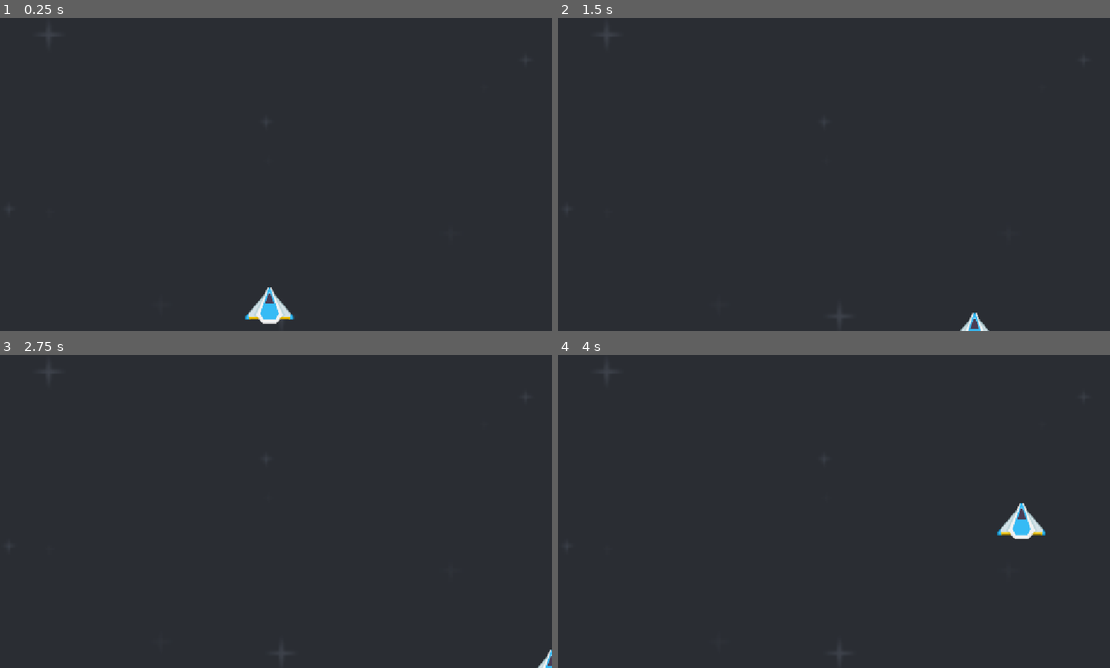
Above: before the commit, frames 1-4 (two rows, left to right).
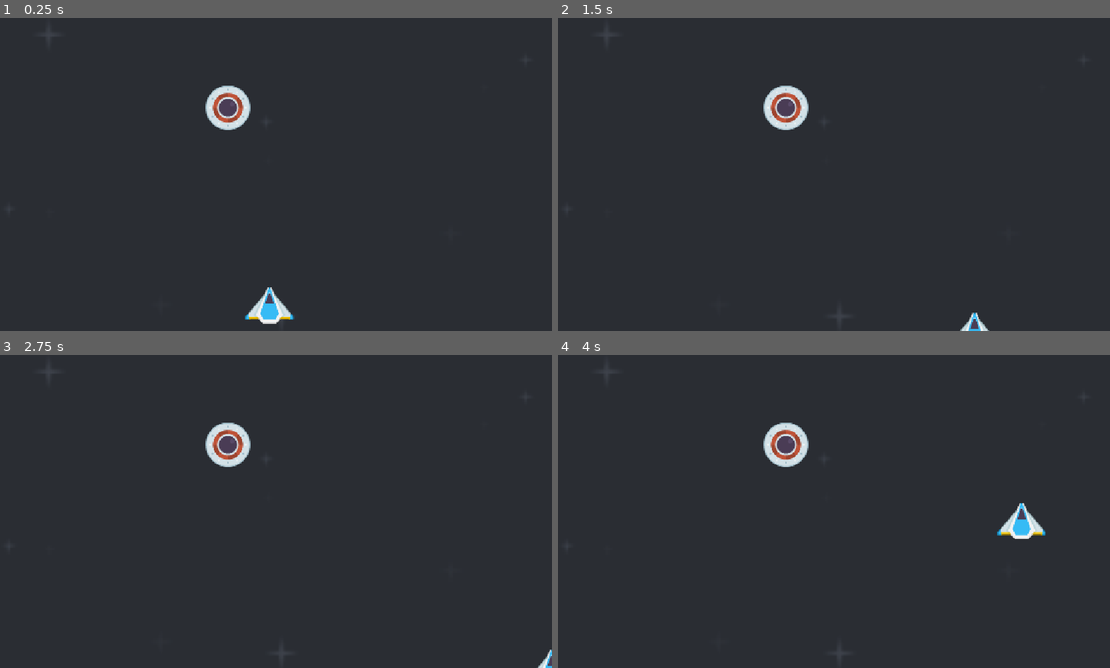
Above: after the commit, the same moments.

Repository: two-sticks-and-a-rock/space-arcade
Game: Godot game, scene res://scenes/prototyping.tscn
Same seed, same stepped clock (60 frames per second), same inputs: the game is played once before the commit and once after it.
Inputs:
- Up to frame 1 (0.25 s): no input
- Up to frame 2 (1.5 s): tap Enter at 0.5 s; hold Right (move_right) 0.53-1.28 s; hold Down (move_back) from 1.28 s (still down)
- Up to frame 3 (2.75 s): tap Space at 2 s; release Down (move_back) at 2.03 s; hold Right (move_right) from 2.03 s (still down)
- Up to frame 4 (4 s): release Right (move_right) at 2.78 s; hold Up (move_forward) 2.78-3.53 s; hold Left (move_left) from 3.53 s (still down)

The runs differ from the first frame. In frame 1, 0.9% of the frame differs, in the area x 37-46%, y 21-36%; in frame 2, 0.9%; in frame 3, 0.9%; in frame 4, 0.9%.

Commit message:
Player and enemy collision

Diff:
--- /dev/null
+++ b/scenes/enemy.gd
@@ -0,0 +1,16 @@
+extends RigidBody2D
+
+
+# Called when the node enters the scene tree for the first time.
+func _ready():
+	var mob_types = Array($AnimatedSprite2D.sprite_frames.get_animation_names())
+	$AnimatedSprite2D.animation = mob_types[0]
+	$AnimatedSprite2D.play()
+
+
+# Called every frame. 'delta' is the elapsed time since the previous frame.
+func _process(delta):
+	pass
+
+func _on_visible_on_screen_notifier_2d_screen_exited():
+	queue_free()
--- /dev/null
+++ b/scenes/enemy.tscn
@@ -0,0 +1,32 @@
+[gd_scene format=3 uid="uid://b1c8lbi40g0up"]
+
+[ext_resource type="Texture2D" uid="uid://0u2jg8rk6hcl" path="res://art/sprites/enemy/ufoRed.png" id="1_7p1mj"]
+[ext_resource type="Script" uid="uid://btilt47p7ljqj" path="res://scenes/enemy.gd" id="1_md0e3"]
+
+[sub_resource type="CircleShape2D" id="CircleShape2D_md0e3"]
+radius = 45.0
+
+[sub_resource type="SpriteFrames" id="SpriteFrames_kcn5b"]
+animations = [{
+"frames": [{
+"duration": 1.0,
+"texture": ExtResource("1_7p1mj")
+}],
+"loop": 1,
+"name": &"default",
+"speed": 5.0
+}]
+
+[node name="enemy_ufo_red" type="RigidBody2D" unique_id=1382670408]
+collision_mask = 0
+gravity_scale = 0.0
+script = ExtResource("1_md0e3")
+metadata/_edit_group_ = true
+
+[node name="CollisionShape2D" type="CollisionShape2D" parent="." unique_id=488155105]
+shape = SubResource("CircleShape2D_md0e3")
+
+[node name="AnimatedSprite2D" type="AnimatedSprite2D" parent="." unique_id=249472969]
+sprite_frames = SubResource("SpriteFrames_kcn5b")
+
+[node name="VisibleOnScreenNotifier2D" type="VisibleOnScreenNotifier2D" parent="." unique_id=1359017325]
--- a/scenes/player.gd
+++ b/scenes/player.gd
@@ -1,4 +1,6 @@
 extends Area2D
+
+signal hit
 
 @export var speed = 400
 var screen_size
@@ -7,7 +9,6 @@
 	screen_size = get_viewport_rect().size
 
 func _process(delta):
-
 	var velocity = Vector2.ZERO
 	if Input.is_action_pressed("move_right"):
 		velocity.x += 1
@@ -23,3 +24,11 @@
 
 	position += velocity * delta
 	position = position.clamp(Vector2.ZERO, screen_size)
+
+func _on_body_entered(_body):
+	print("_on_body_entered")
+	# disable player collision
+	hide()
+	hit.emit()
+	# Must be deferred as we can't change physics properties on a physics callback.
+	$CollisionShape2D.set_deferred("disabled", true)
--- a/scenes/player.tscn
+++ b/scenes/player.tscn
@@ -19,6 +19,7 @@
 
 [node name="player" type="Area2D" unique_id=1841504681]
 script = ExtResource("1_g2els")
+metadata/_edit_group_ = true
 
 [node name="AnimatedSprite2D" type="AnimatedSprite2D" parent="." unique_id=1546061967]
 sprite_frames = SubResource("SpriteFrames_kcn5b")
@@ -26,3 +27,5 @@
 
 [node name="CollisionShape2D" type="CollisionShape2D" parent="." unique_id=697972149]
 shape = SubResource("RectangleShape2D_prw6y")
+
+[connection signal="body_entered" from="." to="." method="_on_body_entered"]
--- a/scenes/prototyping.tscn
+++ b/scenes/prototyping.tscn
@@ -2,6 +2,7 @@
 
 [ext_resource type="Texture2D" uid="uid://dl4mwntwprtja" path="res://art/background/blue.png" id="1_to714"]
 [ext_resource type="PackedScene" uid="uid://cekmijf83xupg" path="res://scenes/player.tscn" id="2_v18i2"]
+[ext_resource type="PackedScene" uid="uid://b1c8lbi40g0up" path="res://scenes/enemy.tscn" id="3_sj1a8"]
 
 [node name="Node2D" type="Node2D" unique_id=1139404765]
 
@@ -12,3 +13,7 @@
 
 [node name="player" parent="." unique_id=1841504681 instance=ExtResource("2_v18i2")]
 position = Vector2(576, 596)
+
+[node name="enemy_ufo_red" parent="." unique_id=67188953 instance=ExtResource("3_sj1a8")]
+position = Vector2(491, 192)
+gravity_scale = 0.0
Binary file added: art/sprites/enemy/ufoRed.png
Not shown, added: art/sprites/enemy/ufoRed.png.import
Not shown, added: scenes/enemy.gd.uid
